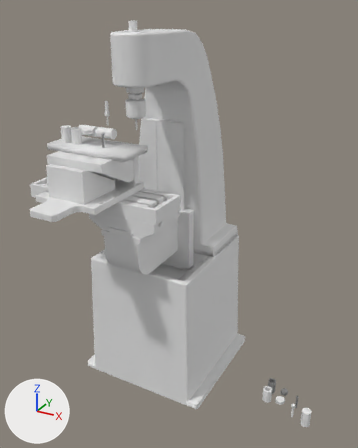
A saved change to the Blender file CNC3Axis/CNC3Axis.blend.
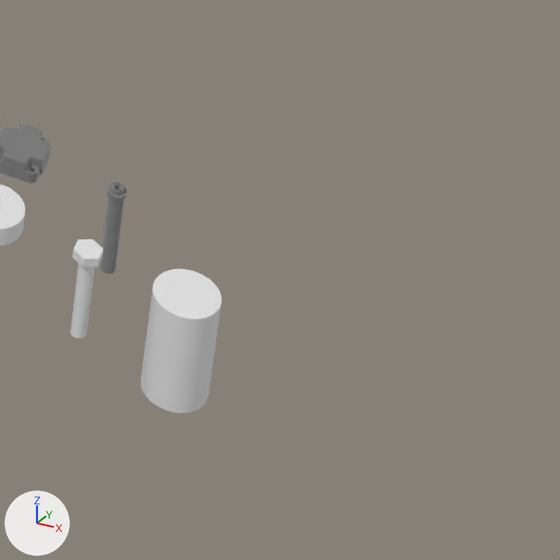
The first picture shows the older version from a 50 mm camera at (857.0, -1474.0, 1338.0) aimed at (119.0, -131.0, 666.0). The close-ups show the older and then the newer version on the part from 79% to 100% of the width and 83% to 100% of the height of that picture. Only the edits that show in the close-ups are written down. Lighting does not change. The marker at lower left points along +X, +Y and +Z.

Names of what the first close-up shows: 'Foil.AB', 'Foil.B', 'Foil.C', 'Product.B', 'Product.C'.
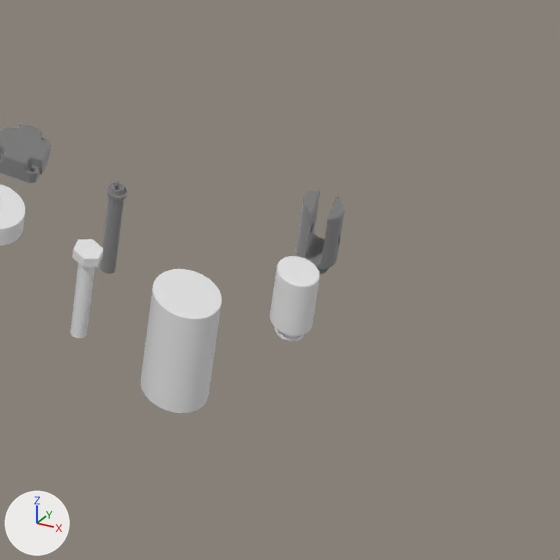
Pixel boxes (x1, y1, x2, y2) of what changed, in the close-ups (560 x 560 px):
'Foil.D', added: after (270, 256, 320, 341)
'Product.D', added: after (296, 191, 345, 274)

Patch to the scene script:
```diff
--- a/CNC3Axis/CNC3Axis.blend.py
+++ b/CNC3Axis/CNC3Axis.blend.py
@@ mat_mat_0_001 @@
+mat_mat_0_001 = principled_material('mat_0.001')
+mat_mat_0_001.base_color = (0.604, 0.604, 0.604)  # light grey #cccccc
+mat_mat_0_001.metallic = 1.0
+mat_mat_0_001.roughness = 1.0
@@ me_foil_d @@
+me_foil_d.from_pydata(...)  # 226 vertices, 225 faces; spans x -10.0..10.0, y -10.0..10.0, z 0.0..38.0
+me_foil_d.polygons.foreach_set('use_smooth', [True] * 225)
@@ me_product_d @@
+me_product_d.from_pydata(...)  # 1596 vertices, 1980 faces; spans x -10.0..10.0, y -10.0..10.0, z 0.0..38.0
+me_product_d.materials.append(mat_mat_0_001)  # light grey #cccccc
@@ ob_foil_d @@
+ob_foil_d = bpy.data.objects.new('Foil.D', me_foil_d)
+ob_foil_d.location = (650.0, -50.0, 0.0)
+_m = ob_foil_d.modifiers.new('Bevel', 'BEVEL')
+_m.width = 0.5
+_m.width_pct = 0.5
+_m.segments = 3
+_m.harden_normals = True
@@ ob_product_d @@
+ob_product_d = bpy.data.objects.new('Product.D', me_product_d)
+ob_product_d.location = (650.0, 0.0, 0.0)
```
